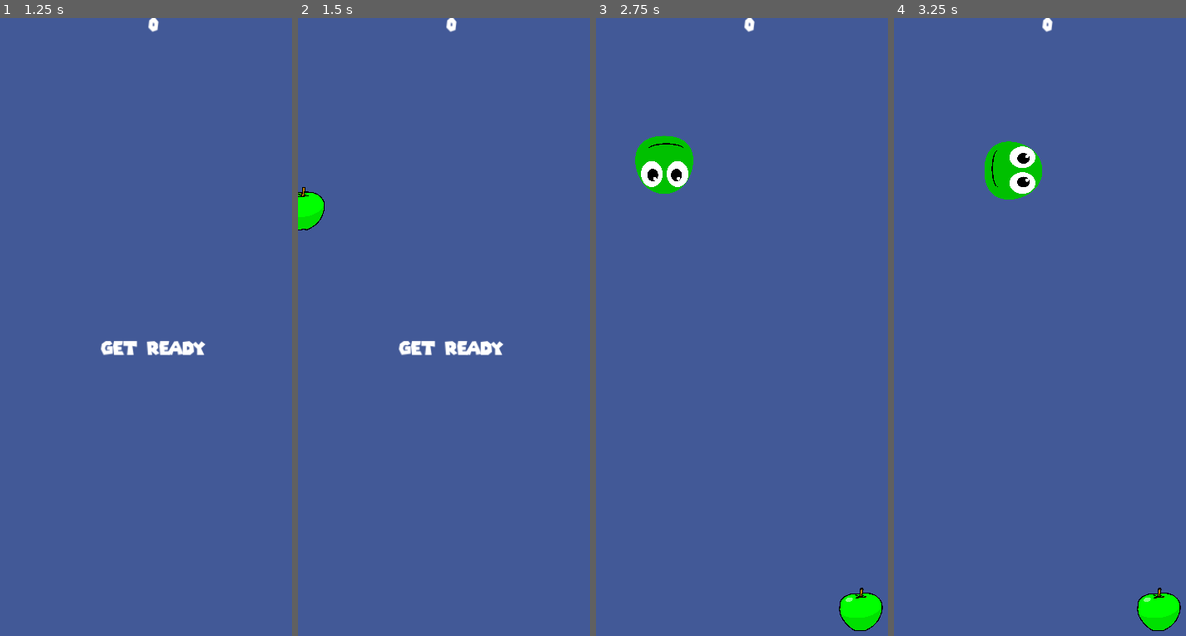
Above: before the commit, frames 1-4 (left to right).
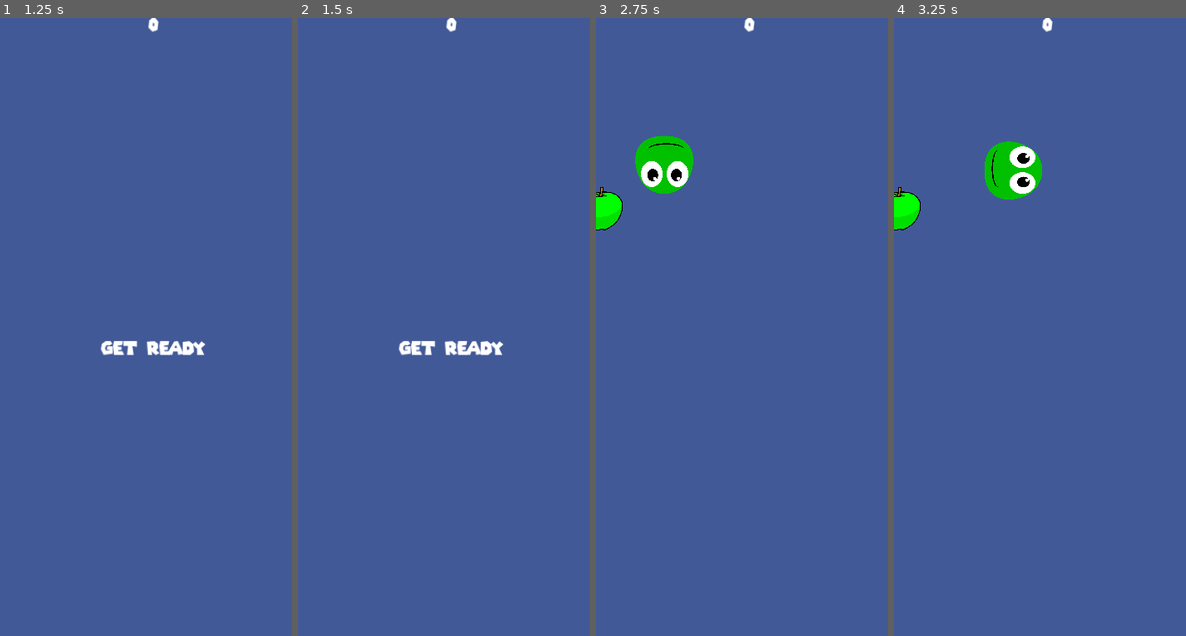
Above: after the commit, the same moments.

Repository: Reckless312/Snake-Godot
Game: Godot game, scene res://main.tscn
Same seed, same stepped clock (60 frames per second), same inputs: the game is played once before the commit and once after it.
Inputs:
- Up to frame 1 (1.25 s): click "Start" at 0.5 s
- Up to frame 2 (1.5 s): tap Enter at 1.25 s; hold Right (right) from 1.28 s (still down)
- Up to frame 3 (2.75 s): tap Space at 2 s; release Right (right) at 2.03 s; hold Down (down) from 2.03 s (still down)
- Up to frame 4 (3.25 s): release Down (down) at 2.78 s; hold Right (right) from 2.78 s (still down)

Frame 1 is identical in both runs. In frame 2, 0.5% of the frame differs, in the area x 0-10%, y 27-35%; in frame 3, 1.2%, in the area x 0-99%, y 27-100%; in frame 4, 1.2%.

Commit message:
possible bug-fix
to be more tested: apple spawning inside of the head or other areas 2d nodes

Diff:
--- a/snake/apple.gd
+++ b/snake/apple.gd
@@ -14,6 +14,10 @@
 	pass
 
 func place_randomly():
-	position = Vector2(rng.randi() % int(screen_size.x), rng.randi() % int(screen_size.y))
+	while true:
+		position = Vector2(rng.randi() % int(screen_size.x), rng.randi() % int(screen_size.y))
+		await get_tree().process_frame
+		if get_overlapping_bodies().size() == 0:
+			break
 	$AnimatedSprite2D.play(colors[randi() % colors.size()])
 	show()
--- a/snake/main.gd
+++ b/snake/main.gd
@@ -28,5 +28,3 @@
 	if started == true:
 		$Apple.hide()
 		$Apple.place_randomly()
-	if $Apple.has_overlapping_areas():
-		$Apple.place_randomly()
